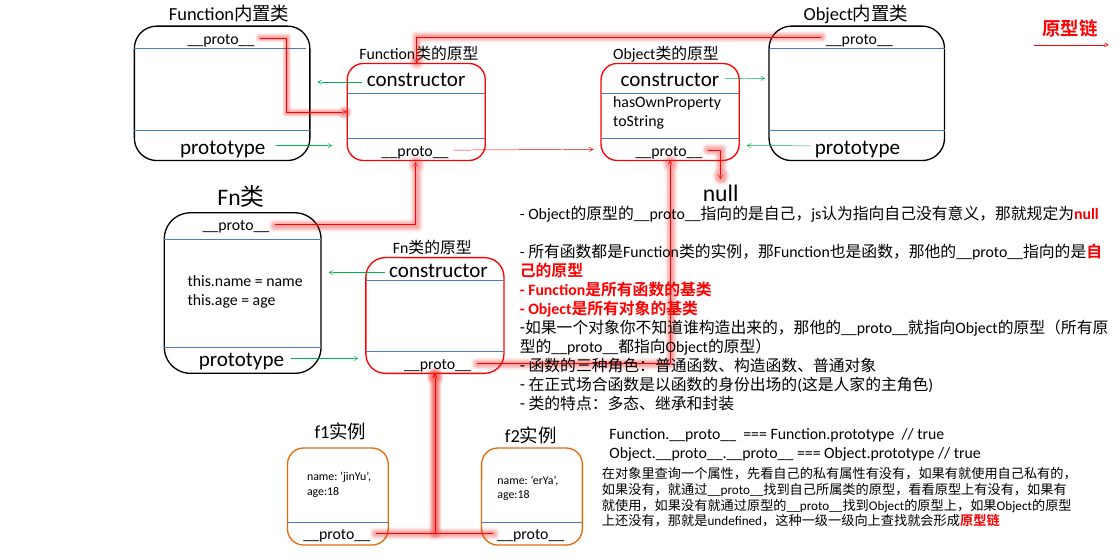
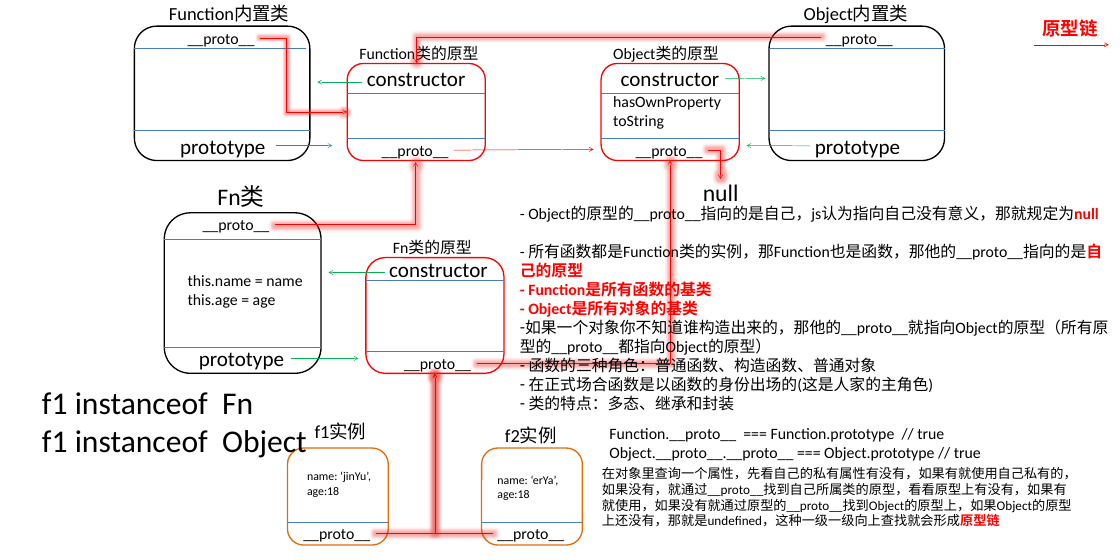
Before and after one commit to gujiazhongjiezhe/2019-13-jsrbs, a slide deck: slide 1 of 2、正式课/1、第一周/5、第五天/原型图.pptx. Drawn at 1120x560 pixels with LibreOffice and Linux fonts; fonts in the diff are those of the drawing. Boxes give left, top, right and bottom in pixels: in the first picture for what was removed or moved away, otherwise in the second. Text is boxed around its words. In the diff, an @@ line names an element or a change of style, - is before the commit and + after.

```diff
--- a/2、正式课/1、第一周/5、第五天/原型图.pptx
+++ b/2、正式课/1、第一周/5、第五天/原型图.pptx
@@ text added at box(42, 392, 307, 461), 48 pt, text #000000 @@
+f1 instanceof Fn
+f1 instanceof Object
```
Also in this commit, not shown: 7 other files.
